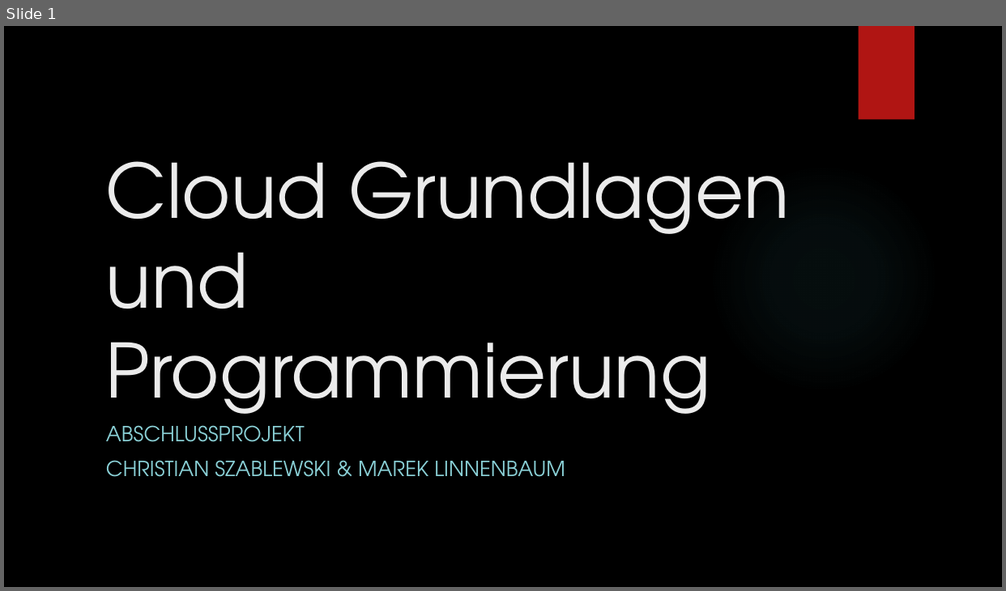
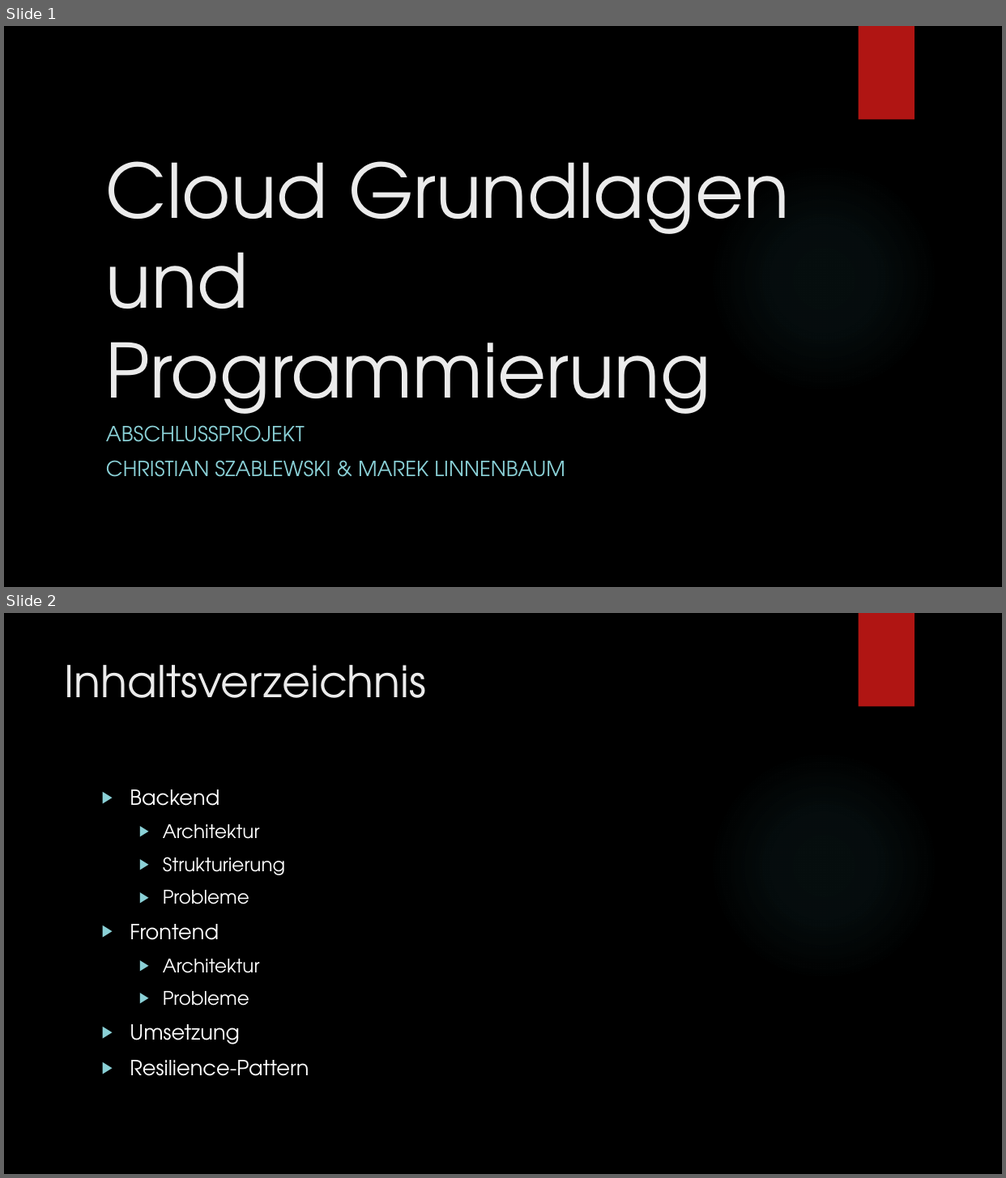
Before and after one commit to der10pm/gca, a slide deck: GCA_Abschlusspraesi_Szablewski_Linnenbaum.pptx. Shown one above the other, each under a label of ours: slide 1 before the commit, slides 1 and 2 after it. The pictures are 1006x591 and 1006x1178 pixels, drawn with LibreOffice and Linux fonts; fonts in the diff are those of the drawing; background and template pictures are left out. Boxes give left, top, right and bottom in pixels: in the first picture for what was removed or moved away, otherwise in the second. Text is boxed around its words. In the diff, an @@ line names an element or a change of style, - is before the commit and + after.

```diff
--- a/GCA_Abschlusspraesi_Szablewski_Linnenbaum.pptx
+++ b/GCA_Abschlusspraesi_Szablewski_Linnenbaum.pptx
@@ slide 2 added at [4, 613, 1002, 1174], background picture (left out); not listed: 2 template elements that a slide beside it also shows @@
@@ title added at [65, 665, 427, 698], 42 pt, text #EBEBEB @@
+Inhaltsverzeichnis
@@ text added at [130, 790, 309, 1076], 18 pt, text #FFFFFF @@
+▶ Backend
+  ▶ Architektur
+  ▶ Strukturierung
+  ▶ Probleme
+▶ Frontend
+  ▶ Architektur
+  ▶ Probleme
+▶ Umsetzung
+▶ Resilience-Pattern
```
Also in this commit, not shown: 10 other slides added, 1 slide removed.
